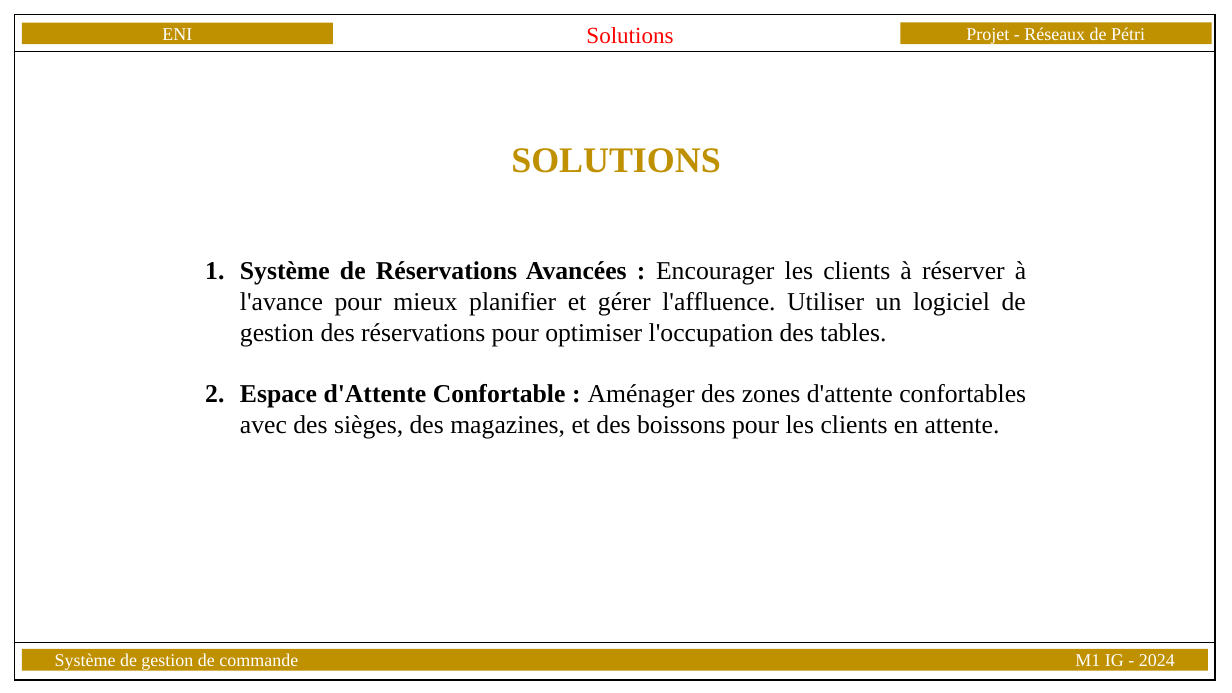
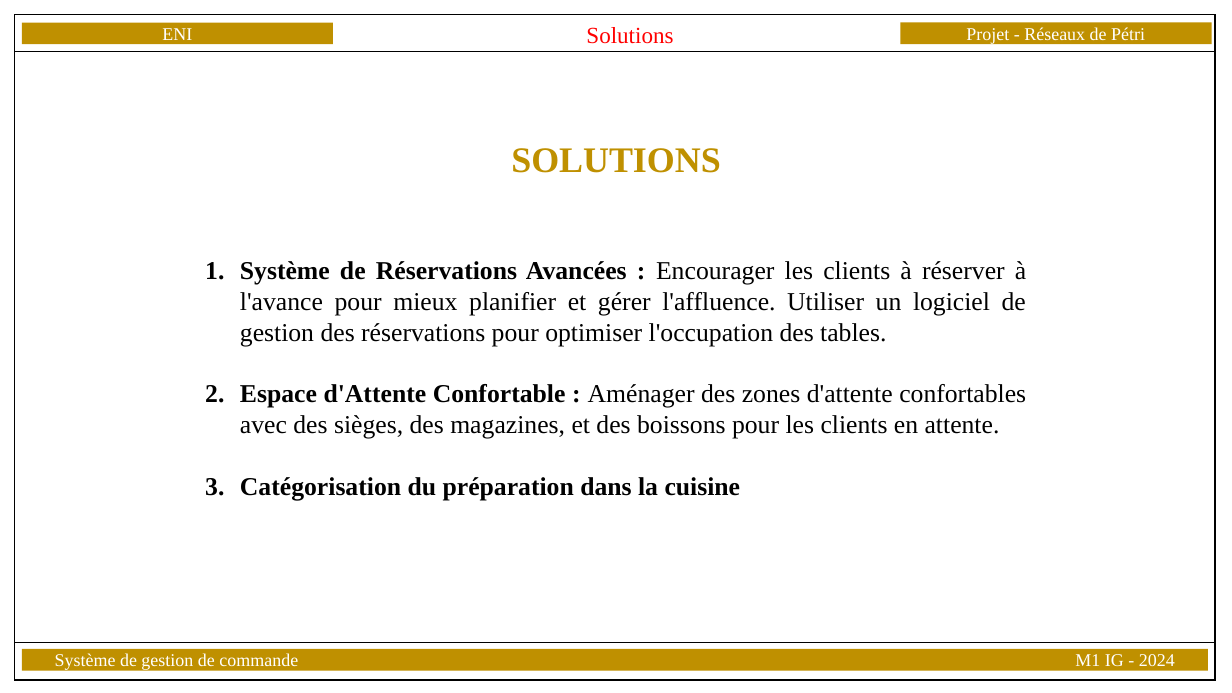
Before and after one commit to ramandimbinirina/Reseau_de_petri, a slide deck: slide 25 of RDP.pptx. Drawn at 1232x693 pixels with LibreOffice and Linux fonts; fonts in the diff are those of the drawing. Boxes give left, top, right and bottom in pixels: in the first picture for what was removed or moved away, otherwise in the second. Text is boxed around its words. In the diff, an @@ line names an element or a change of style, - is before the commit and + after.

```diff
--- a/RDP.pptx
+++ b/RDP.pptx
@@ text at [240, 477, 741, 500]: paragraph added @@
+3. Catégorisation du préparation dans la cuisine
```
Also in this commit, not shown: 36 other slides changed, 10 slides added, 1 slide removed, 1 other file.
